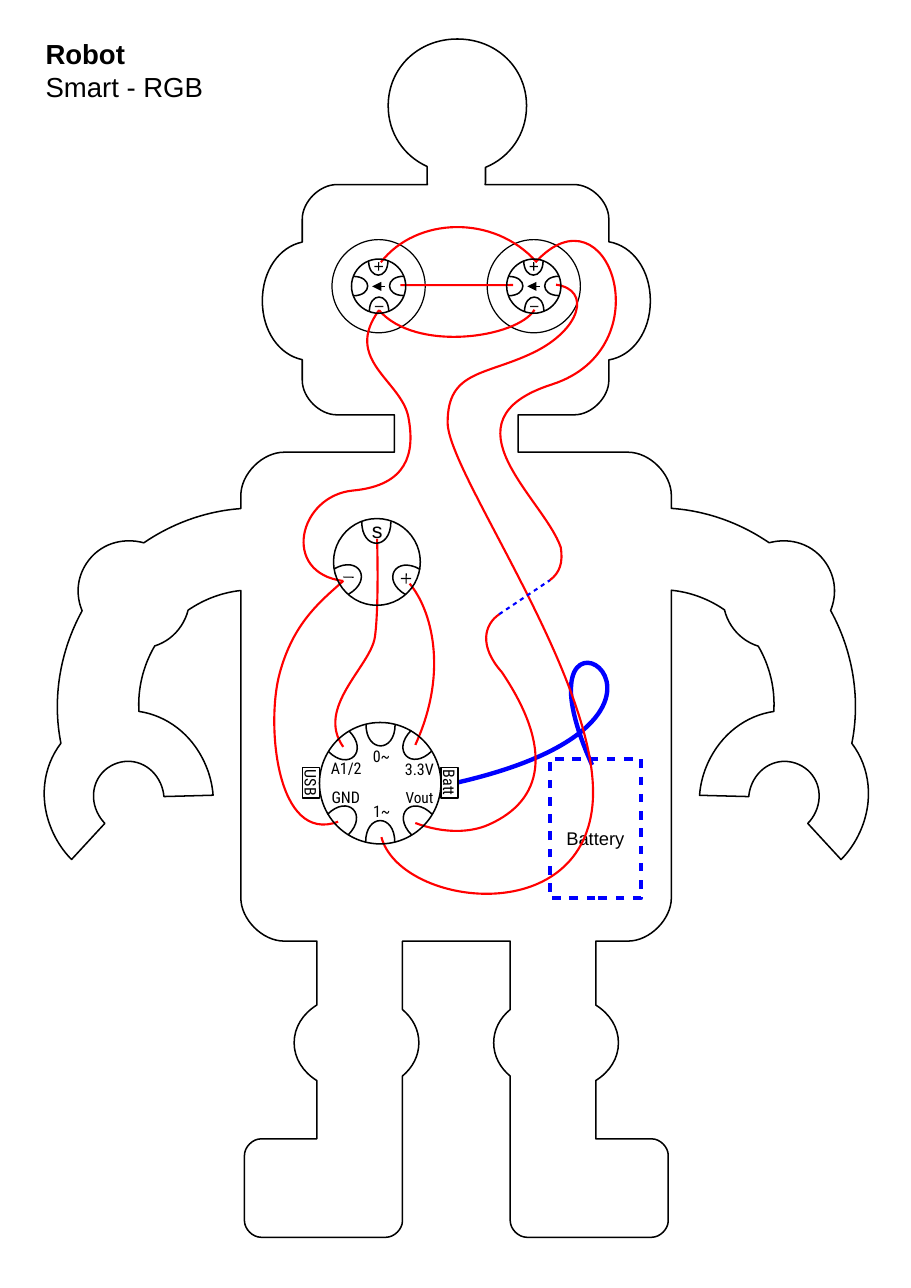
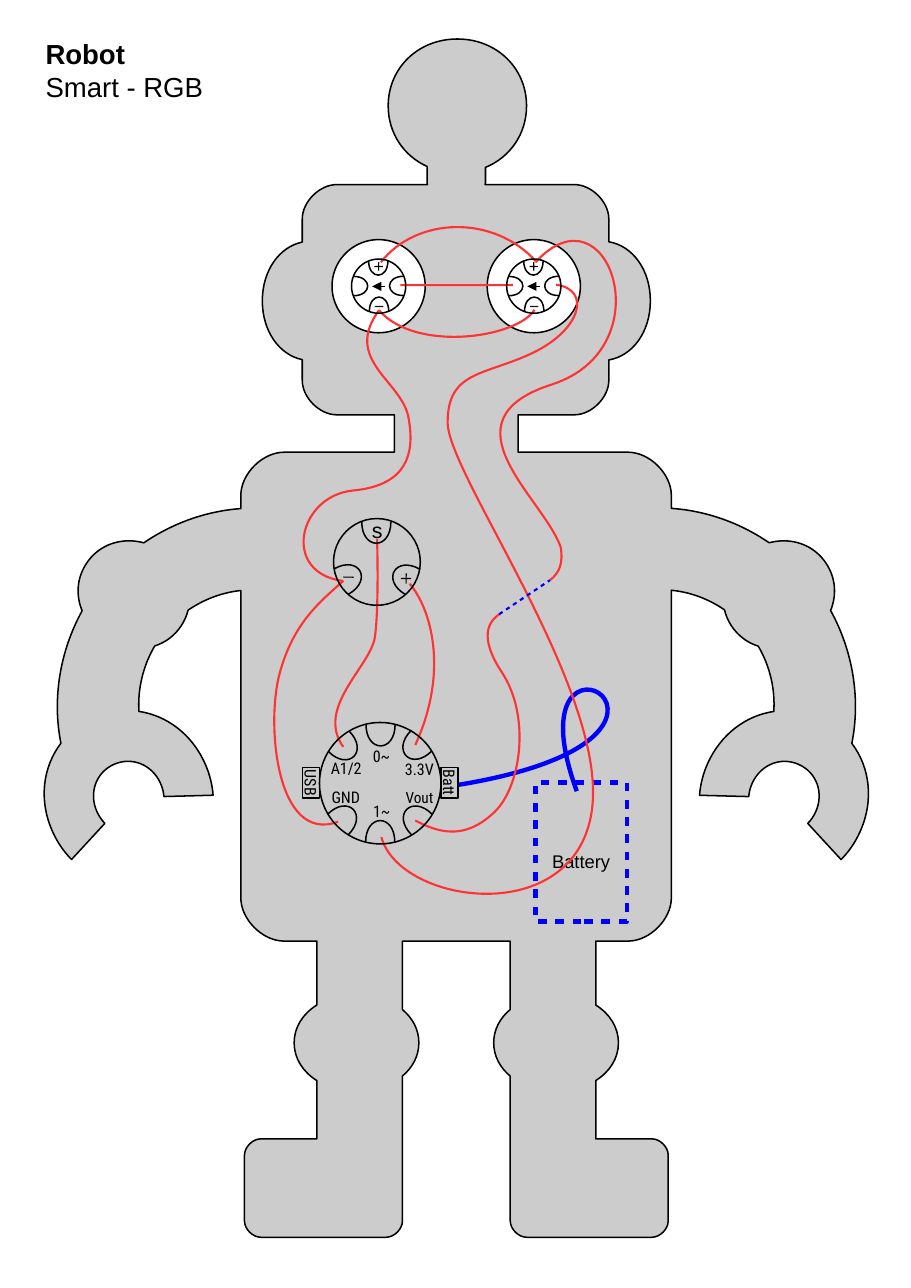
Before and after one commit to Mariemurasaki/Electronic-Geek-Bag, a slide deck: slide 6 of Documentation/source/shapes_portrait.odp. Drawn at 911x1288 pixels with LibreOffice and Linux fonts; fonts in the diff are those of the drawing. Boxes give left, top, right and bottom in pixels: in the first picture for what was removed or moved away, otherwise in the second. Text is boxed around its words. In the diff, an @@ line names an element or a change of style, - is before the commit and + after.

```diff
--- a/Documentation/source/shapes_portrait.odp
+++ b/Documentation/source/shapes_portrait.odp
@@ freeform shape at box(44, 39, 868, 1237): fill none to #CCCCCC @@
@@ ellipse at box(332, 240, 425, 334): fill none to #FFFFFF; outline #000000 0.79 pt to #000000 0.99 pt @@
@@ ellipse at box(487, 240, 581, 334): fill none to #FFFFFF; outline #000000 0.79 pt to #000000 0.99 pt @@
@@ line (513, 285) - (400, 285): stroke #FF0000 1.39 pt to #FF3333 1.39 pt @@
@@ outline #FF0000 1.39 pt to #FF3333 1.39 pt in 9 elements at box(410, 584, 434, 745), box(335, 539, 377, 747), box(274, 581, 344, 824), box(303, 311, 410, 582), box(379, 310, 534, 337), box(381, 284, 593, 893), box(500, 241, 616, 581), box(381, 227, 536, 262), box(415, 615, 520, 832) @@
@@ freeform shape: place and size @@
-freeform shape at box(415, 615, 535, 832)
+freeform shape at box(415, 615, 520, 832)
@@ freeform shape: place and size @@
-freeform shape at box(458, 663, 607, 783)
+freeform shape at box(458, 690, 608, 791)
@@ rectangle "Battery": place and size @@
-rectangle "Battery" at box(550, 759, 641, 898)
+rectangle "Battery" at box(535, 782, 627, 921)
```
Also in this commit, not shown: 6 other slides changed, 2 other files.
